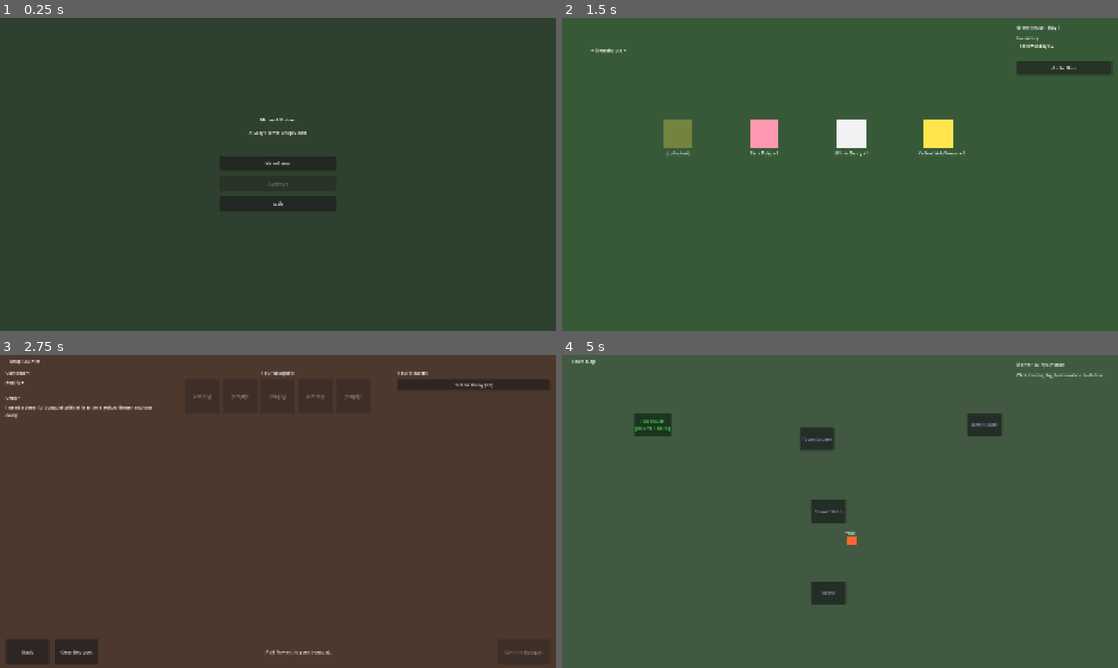
Above: before the commit, frames 1-4 (two rows, left to right).
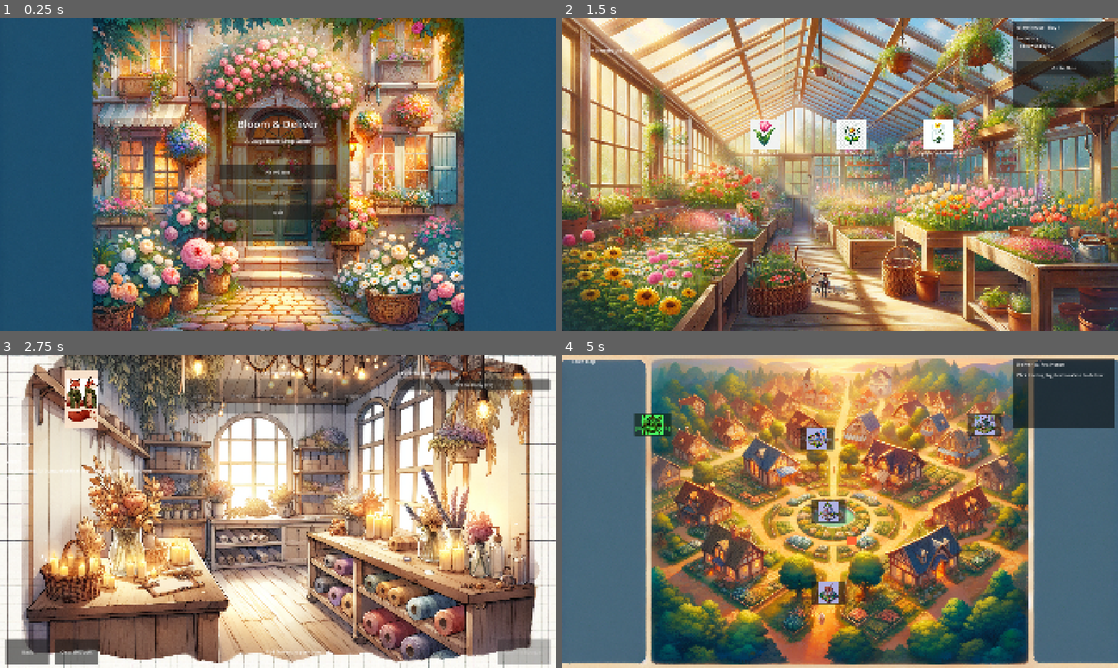
Above: after the commit, the same moments.

Repository: RobiwanKanobi/BloomAndDeliver
Game: Godot game, scene res://scenes/menus/MainMenu.tscn
The game is run twice, just before and just after one commit, with the same random seed, the same clock (stepped at 60 frames per second) and the same inputs.
Inputs (mouse positions are in pixels of both pictures, inside the frame that each line leads up to):
- Up to frame 1 (0.25 s): no input
- Up to frame 2 (1.5 s): click "New Game" at 0.5 s; click (678, 133) at 1.27 s
- Up to frame 3 (2.75 s): click "Go to Shop" at 2 s
- Up to frame 4 (5 s): click "Yellow Daisy (x2)" at 2.75 s; click "Confirm Bouquet" at 3.5 s; click "Go to Town Map" at 4.25 s

The runs differ from the first frame. In frame 1, 96% of the frame differs, in the area x 0-100%, y 0-100%; in frame 2, 95%; in frame 3, 92%; in frame 4, 93%.

Commit message:
Wire up DALL-E generated art into all game scenes
- 5 backgrounds: MainMenu, Greenhouse, ShopCounter, TownMap, BedHub
- 3 customer portraits loaded dynamically in ShopCounter
- 4 flower icons on greenhouse FlowerSpot nodes
- Map marker icons on TownMap location buttons
- Semi-transparent UI panels for text readability over art
- Larger title font on MainMenu

Co-authored-by: RobiwanKanobi <RobiwanKanobi@users.noreply.github.com>

Diff:
--- a/scenes/bed_hub/BedHub.tscn
+++ b/scenes/bed_hub/BedHub.tscn
@@ -1,6 +1,7 @@
-[gd_scene load_steps=2 format=3]
+[gd_scene load_steps=3 format=3]
 
 [ext_resource type="Script" path="res://scripts/gameplay/BedHub.gd" id="1"]
+[ext_resource type="Texture2D" path="res://assets/art/backgrounds/bed_hub_background.png" id="2"]
 
 [node name="BedHub" type="Control"]
 layout_mode = 3
@@ -11,14 +12,16 @@
 grow_vertical = 2
 script = ExtResource("1")
 
-[node name="Background" type="ColorRect" parent="."]
+[node name="Background" type="TextureRect" parent="."]
 layout_mode = 1
 anchors_preset = 15
 anchor_right = 1.0
 anchor_bottom = 1.0
 grow_horizontal = 2
 grow_vertical = 2
-color = Color(0.15, 0.12, 0.22, 1)
+texture = ExtResource("2")
+expand_mode = 1
+stretch_mode = 6
 
 [node name="VBoxContainer" type="VBoxContainer" parent="."]
 layout_mode = 1
--- a/scenes/greenhouse/Greenhouse.tscn
+++ b/scenes/greenhouse/Greenhouse.tscn
@@ -1,7 +1,8 @@
-[gd_scene load_steps=4 format=3]
+[gd_scene load_steps=5 format=3]
 
 [ext_resource type="Script" path="res://scripts/gameplay/Greenhouse.gd" id="1"]
 [ext_resource type="Script" path="res://scripts/gameplay/FlowerSpot.gd" id="2"]
+[ext_resource type="Texture2D" path="res://assets/art/backgrounds/greenhouse_background.png" id="3"]
 
 [sub_resource type="RectangleShape2D" id="shape1"]
 size = Vector2(100, 100)
@@ -9,10 +10,12 @@
 [node name="Greenhouse" type="Node2D"]
 script = ExtResource("1")
 
-[node name="Background" type="ColorRect" parent="."]
+[node name="Background" type="TextureRect" parent="."]
 offset_right = 1920.0
 offset_bottom = 1080.0
-color = Color(0.22, 0.35, 0.22, 1)
+texture = ExtResource("3")
+expand_mode = 1
+stretch_mode = 6
 
 [node name="FloorLabel" type="Label" parent="."]
 offset_left = 100.0
@@ -149,6 +152,17 @@
 
 [node name="CanvasLayer" type="CanvasLayer" parent="."]
 
+[node name="UIPanel" type="ColorRect" parent="CanvasLayer"]
+anchors_preset = 1
+anchor_left = 1.0
+anchor_right = 1.0
+offset_left = -360.0
+offset_top = 10.0
+offset_right = -10.0
+offset_bottom = 310.0
+grow_horizontal = 0
+color = Color(0, 0, 0, 0.55)
+
 [node name="UI" type="VBoxContainer" parent="CanvasLayer"]
 anchors_preset = 1
 anchor_left = 1.0
@@ -156,7 +170,7 @@
 offset_left = -350.0
 offset_top = 20.0
 offset_right = -20.0
-offset_bottom = 500.0
+offset_bottom = 300.0
 grow_horizontal = 0
 theme_override_constants/separation = 15
 
--- a/scenes/menus/MainMenu.tscn
+++ b/scenes/menus/MainMenu.tscn
@@ -1,6 +1,7 @@
-[gd_scene load_steps=2 format=3]
+[gd_scene load_steps=3 format=3]
 
 [ext_resource type="Script" path="res://scripts/ui/MainMenu.gd" id="1"]
+[ext_resource type="Texture2D" path="res://assets/art/backgrounds/main_menu_background.png" id="2"]
 
 [node name="MainMenu" type="Control"]
 layout_mode = 3
@@ -11,14 +12,31 @@
 grow_vertical = 2
 script = ExtResource("1")
 
-[node name="Background" type="ColorRect" parent="."]
+[node name="Background" type="TextureRect" parent="."]
 layout_mode = 1
 anchors_preset = 15
 anchor_right = 1.0
 anchor_bottom = 1.0
 grow_horizontal = 2
 grow_vertical = 2
-color = Color(0.18, 0.25, 0.18, 1)
+texture = ExtResource("2")
+expand_mode = 1
+stretch_mode = 6
+
+[node name="Overlay" type="ColorRect" parent="."]
+layout_mode = 1
+anchors_preset = 8
+anchor_left = 0.5
+anchor_top = 0.5
+anchor_right = 0.5
+anchor_bottom = 0.5
+offset_left = -250.0
+offset_top = -230.0
+offset_right = 250.0
+offset_bottom = 230.0
+grow_horizontal = 2
+grow_vertical = 2
+color = Color(0, 0, 0, 0.45)
 
 [node name="VBoxContainer" type="VBoxContainer" parent="."]
 layout_mode = 1
@@ -37,12 +55,14 @@
 
 [node name="TitleLabel" type="Label" parent="VBoxContainer"]
 layout_mode = 2
+theme_override_font_sizes/font_size = 36
 text = "Bloom & Deliver"
 horizontal_alignment = 1
 vertical_alignment = 1
 
 [node name="SubtitleLabel" type="Label" parent="VBoxContainer"]
 layout_mode = 2
+theme_override_font_sizes/font_size = 18
 text = "A Cozy Flower Shop Game"
 horizontal_alignment = 1
 
--- a/scenes/shop_counter/ShopCounter.tscn
+++ b/scenes/shop_counter/ShopCounter.tscn
@@ -1,6 +1,7 @@
-[gd_scene load_steps=2 format=3]
+[gd_scene load_steps=3 format=3]
 
 [ext_resource type="Script" path="res://scripts/gameplay/ShopCounter.gd" id="1"]
+[ext_resource type="Texture2D" path="res://assets/art/backgrounds/shop_counter_background.png" id="2"]
 
 [node name="ShopCounter" type="Control"]
 layout_mode = 3
@@ -11,14 +12,16 @@
 grow_vertical = 2
 script = ExtResource("1")
 
-[node name="Background" type="ColorRect" parent="."]
+[node name="Background" type="TextureRect" parent="."]
 layout_mode = 1
 anchors_preset = 15
 anchor_right = 1.0
 anchor_bottom = 1.0
 grow_horizontal = 2
 grow_vertical = 2
-color = Color(0.3, 0.22, 0.18, 1)
+texture = ExtResource("2")
+expand_mode = 1
+stretch_mode = 6
 
 [node name="TitleLabel" type="Label" parent="."]
 layout_mode = 1
@@ -47,12 +50,19 @@
 size_flags_stretch_ratio = 1.0
 theme_override_constants/separation = 10
 
+[node name="CustomerPortrait" type="TextureRect" parent="MainLayout/LeftColumn"]
+layout_mode = 2
+custom_minimum_size = Vector2(150, 200)
+expand_mode = 1
+stretch_mode = 5
+
 [node name="CustomerLabel" type="Label" parent="MainLayout/LeftColumn"]
 layout_mode = 2
 text = "Customer:"
 
 [node name="CustomerNameLabel" type="Label" parent="MainLayout/LeftColumn"]
 layout_mode = 2
+theme_override_font_sizes/font_size = 22
 text = "Loading..."
 
 [node name="Spacer1" type="Control" parent="MainLayout/LeftColumn"]
--- a/scenes/town_map/TownMap.tscn
+++ b/scenes/town_map/TownMap.tscn
@@ -1,14 +1,17 @@
-[gd_scene load_steps=2 format=3]
+[gd_scene load_steps=3 format=3]
 
 [ext_resource type="Script" path="res://scripts/gameplay/TownMap.gd" id="1"]
+[ext_resource type="Texture2D" path="res://assets/art/backgrounds/town_map_background.png" id="2"]
 
 [node name="TownMap" type="Node2D"]
 script = ExtResource("1")
 
-[node name="Background" type="ColorRect" parent="."]
+[node name="Background" type="TextureRect" parent="."]
 offset_right = 1920.0
 offset_bottom = 1080.0
-color = Color(0.25, 0.35, 0.25, 1)
+texture = ExtResource("2")
+expand_mode = 1
+stretch_mode = 6
 
 [node name="MapTitle" type="Label" parent="."]
 offset_left = 20.0
@@ -69,6 +72,17 @@
 
 [node name="CanvasLayer" type="CanvasLayer" parent="."]
 
+[node name="UIPanel" type="ColorRect" parent="CanvasLayer"]
+anchors_preset = 1
+anchor_left = 1.0
+anchor_right = 1.0
+offset_left = -360.0
+offset_top = 10.0
+offset_right = -10.0
+offset_bottom = 250.0
+grow_horizontal = 0
+color = Color(0, 0, 0, 0.55)
+
 [node name="UI" type="VBoxContainer" parent="CanvasLayer"]
 anchors_preset = 1
 anchor_left = 1.0
@@ -76,7 +90,7 @@
 offset_left = -350.0
 offset_top = 20.0
 offset_right = -20.0
-offset_bottom = 300.0
+offset_bottom = 240.0
 grow_horizontal = 0
 theme_override_constants/separation = 15
 
--- a/scripts/gameplay/FlowerSpot.gd
+++ b/scripts/gameplay/FlowerSpot.gd
@@ -10,9 +10,18 @@
 @onready var _label: Label = $Label
 @onready var _color_rect: ColorRect = $ColorRect
 @onready var _button: Button = $Button if has_node("Button") else null
+var _icon_sprite: Sprite2D
+
+const FLOWER_ICON_MAP := {
+	"daisy_yellow": "yellow_daisy_icon",
+	"daisy_white": "white_daisy_icon",
+	"tulip_pink": "pink_tulip_icon",
+	"wildflower_yellow": "yellow_wildflower_icon",
+}
 
 
 func _ready() -> void:
+	_load_flower_icon()
 	if _label and flower_id != "":
 		var flower = GameState.flowers_db.get(flower_id)
 		if flower:
@@ -25,6 +34,20 @@
 	set_process_input(true)
 	if _button:
 		_button.pressed.connect(collect)
+
+
+func _load_flower_icon() -> void:
+	var icon_name = FLOWER_ICON_MAP.get(flower_id, "")
+	if icon_name == "":
+		return
+	var icon_path := "res://assets/art/flowers/%s.png" % icon_name
+	if ResourceLoader.exists(icon_path):
+		_icon_sprite = Sprite2D.new()
+		_icon_sprite.texture = load(icon_path)
+		_icon_sprite.scale = Vector2(0.1, 0.1)
+		add_child(_icon_sprite)
+		if _color_rect:
+			_color_rect.visible = false
 
 
 func _input(event: InputEvent) -> void:
@@ -63,6 +86,8 @@
 	GameState.add_flower(flower_id, quantity)
 	GameState.flowers_collected_today += 1
 	flower_collected.emit(flower_id, quantity)
+	if _icon_sprite:
+		_icon_sprite.modulate.a = 0.3
 	if _color_rect:
 		_color_rect.modulate.a = 0.3
 	if _label:
--- a/scripts/gameplay/ShopCounter.gd
+++ b/scripts/gameplay/ShopCounter.gd
@@ -1,5 +1,6 @@
 extends Control
 
+@onready var _customer_portrait: TextureRect = $MainLayout/LeftColumn/CustomerPortrait
 @onready var _customer_name_label: Label = $MainLayout/LeftColumn/CustomerNameLabel
 @onready var _order_text_label: Label = $MainLayout/LeftColumn/OrderTextLabel
 @onready var _bouquet_container: HBoxContainer = $MainLayout/CenterColumn/BouquetSlots
@@ -41,6 +42,9 @@
 		var customer = GameState.customers_db.get(_current_order.customer_id)
 		_customer_name_label.text = customer.display_name if customer else _current_order.customer_id
 		_order_text_label.text = _current_order.request_text
+		var portrait_path := "res://assets/art/characters/%s_portrait.png" % _current_order.customer_id
+		if ResourceLoader.exists(portrait_path):
+			_customer_portrait.texture = load(portrait_path)
 	else:
 		_customer_name_label.text = "No customer"
 		_order_text_label.text = "No orders available."
--- a/scripts/gameplay/TownMap.gd
+++ b/scripts/gameplay/TownMap.gd
@@ -42,6 +42,11 @@
 		if btn:
 			var lid = location_id
 			btn.pressed.connect(func(): _on_location_button_pressed(lid))
+			var icon_path := "res://assets/art/icons/%s_marker.png" % location_id
+			if ResourceLoader.exists(icon_path):
+				btn.icon = load(icon_path)
+				btn.icon_alignment = HORIZONTAL_ALIGNMENT_CENTER
+				btn.expand_icon = true
 		var is_target = (location_id == GameState.current_delivery_target_id)
 		_style_location_node(loc_node, location_id, is_target)
 
Binary file added: assets/art/backgrounds/bed_hub_background.png
Not shown, added: assets/art/backgrounds/bed_hub_background.png.import
Binary file added: assets/art/backgrounds/greenhouse_background.png
Not shown, added: assets/art/backgrounds/greenhouse_background.png.import
Binary file added: assets/art/backgrounds/main_menu_background.png
Not shown, added: assets/art/backgrounds/main_menu_background.png.import
Binary file added: assets/art/backgrounds/shop_counter_background.png
Not shown, added: assets/art/backgrounds/shop_counter_background.png.import
Binary file added: assets/art/backgrounds/town_map_background.png
Not shown, added: assets/art/backgrounds/town_map_background.png.import
Binary file added: assets/art/characters/florist_mentor_portrait.png
Not shown, added: assets/art/characters/florist_mentor_portrait.png.import
(and 30 more such lines)
